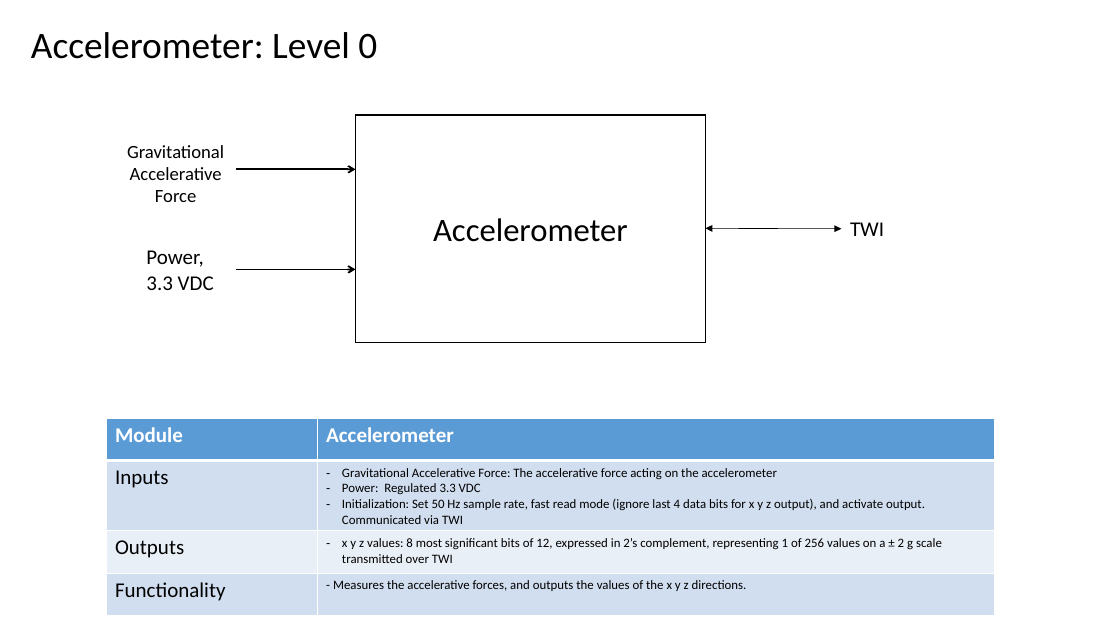
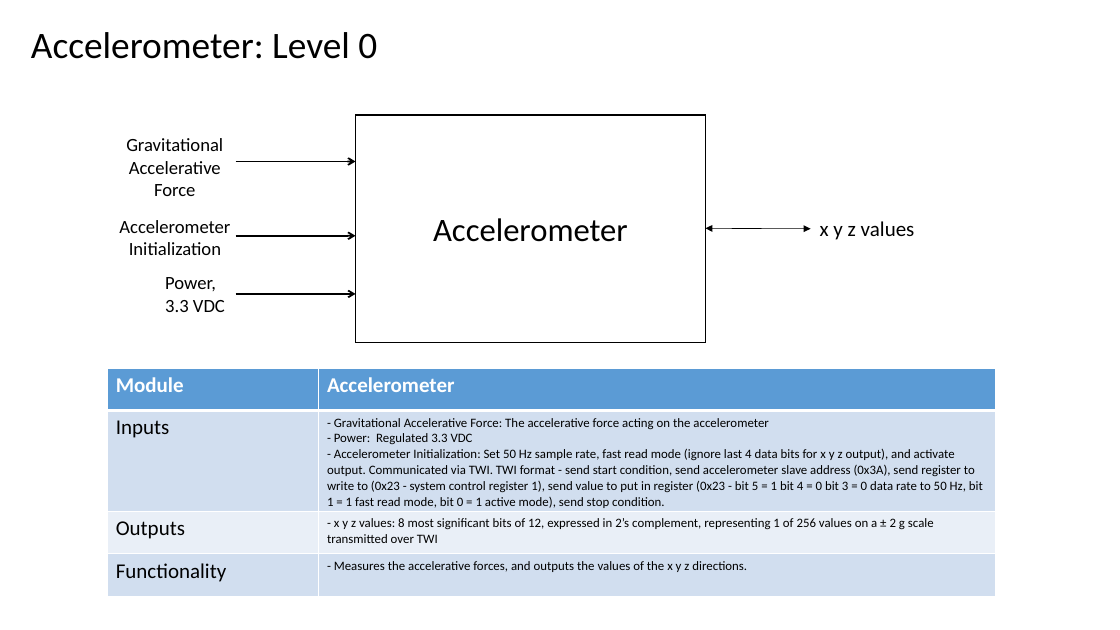
Before and after one commit to hsean/ECE-411-Practicum, a slide deck: slide 4 of Block Diagram/HW5_BlockDiagrams.pptx. Drawn at 1120x630 pixels with LibreOffice and Linux fonts; fonts in the diff are those of the drawing. Boxes give left, top, right and bottom in pixels: in the first picture for what was removed or moved away, otherwise in the second. Text is boxed around its words. In the diff, an @@ line names an element or a change of style, - is before the commit and + after.

```diff
--- a/Block Diagram/HW5_BlockDiagrams.pptx
+++ b/Block Diagram/HW5_BlockDiagrams.pptx
@@ text "Gravitational Accelerative Force": place and size @@
-text "Gravitational Accelerative Force" at (127, 145, 224, 202)
+text "Gravitational Accelerative Force" at (126, 138, 223, 196)
@@ arrow moved from (236, 170) - (355, 170) to (236, 161) - (355, 161) @@
@@ text added at (119, 220, 230, 255), 16 pt, text #000000 @@
+Accelerometer Initialization
@@ arrow added from (236, 236) to (355, 236), #000000 1.5 pt @@
@@ double arrow moved from (706, 229) - (842, 229) to (706, 229) - (811, 229) @@
@@ text at (820, 221, 915, 240): text changed @@
-TWI
+x y z values
@@ text "Power,": place and size @@
-text "Power," at (146, 250, 214, 290)
+text "Power," at (165, 277, 225, 312)
@@ text "Power," at (165, 277, 225, 312): size 18 to 16 pt @@
@@ arrow moved from (236, 270) - (355, 270) to (236, 294) - (355, 294) @@
@@ table at (108, 368, 996, 597) @@
-row 2, column 2: Gravitational Accelerative Force: The accelerative force acting on the accelerometer / Power: Regulated 3.3 VDC / Initialization: Set 50 Hz sample rate, fast read mode (ignore last 4 data bits for x y z output), and activate output. Communicated via TWI
+row 2, column 2: - Gravitational Accelerative Force: The accelerative force acting on the accelerometer / - Power: Regulated 3.3 VDC / - Accelerometer Initialization: Set 50 Hz sample rate, fast read mode (ignore last 4 data bits for x y z output), and activate output. Communicated via TWI. TWI format - send start condition, send accelerometer slave address (0x3A), send register to write to (0x23 - system control register 1), send value to put in register (0x23 - bit 5 = 1 bit 4 = 0 bit 3 = 0 data rate to 50 Hz, bit 1 = 1 fast read mode, bit 0 = 1 active mode), send stop condition.
-row 3, column 2: x y z values: 8 most significant bits of 12, expressed in 2’s complement, representing 1 of 256 values on a ± 2 g scale transmitted over TWI
+row 3, column 2: - x y z values: 8 most significant bits of 12, expressed in 2’s complement, representing 1 of 256 values on a ± 2 g scale transmitted over TWI
@@ table: place and size @@
-table at (107, 418, 995, 616)
+table at (108, 368, 996, 597)
```
Also in this commit, not shown: 10 other slides changed, 1 other file.
